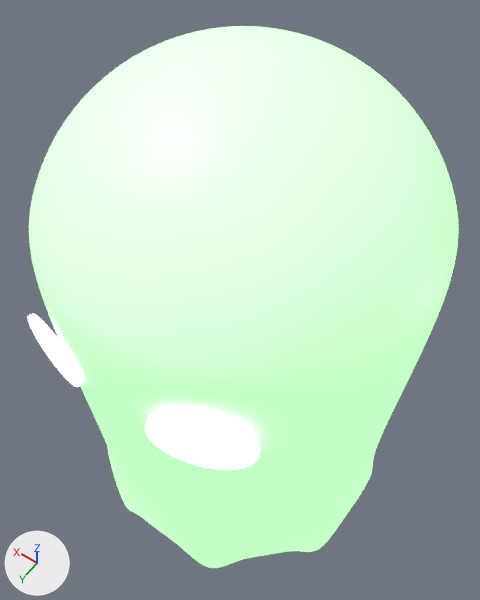
A saved change to the FBX model what-was-that-game/Assets/WhatWasThat/Art/Models/Spook.fbx.
The view is the same before and after, from a camera (50 mm lens) standing at (-1.38, 1.53, 4.61) and looking at (0.05, -0.47, 1.48). Arrows for +X, +Y and +Z are at lower left; the lights stay in place.

In view in the first picture: 'Eye', 'Eye.001', 'Spook'.
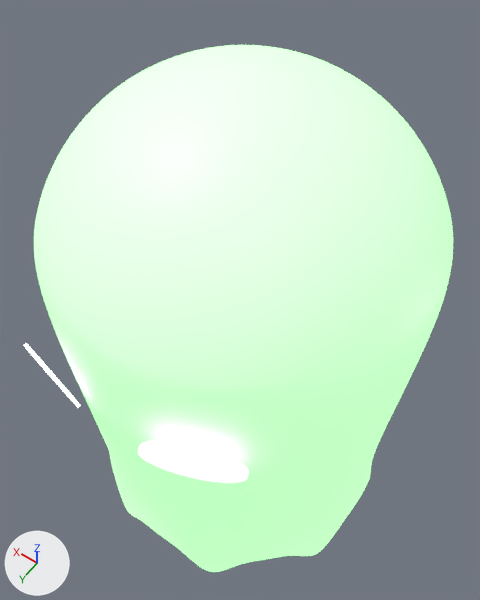
Pixel boxes [x1, y1, x2, y2] of what changed, in the pictures (480 x 600 px; the box of a moved part takes in the faces that stretch with it):
'Spook', moved: before [29, 26, 459, 568]; after [34, 45, 453, 572]
'Eye', reshaped, moved, turned: before [145, 407, 261, 470]; after [23, 343, 249, 483]
'Eye.001', deleted: before [27, 313, 82, 387]
part 1 of me_cylinder, moved or reshaped: before [27, 313, 261, 470]; after [23, 343, 81, 408]
part 2 of me_cylinder, added: after [138, 441, 249, 483]

The change, as a diff of the scene's bpy script:
```diff
--- a/what-was-that-game/Assets/WhatWasThat/Art/Models/Spook.fbx.py
+++ b/what-was-that-game/Assets/WhatWasThat/Art/Models/Spook.fbx.py
@@ me_cylinder @@
 # used by ob_eye; parent = ob_spook; location = (-0.46, 0.964, 2.846); rotation_euler = (1.571, 0.0, 0.404), in degrees (90, 0, 23); scale = (0.263, 0.263, 0.0121)
-me_cylinder.from_pydata(...)  # 64 vertices, 34 faces; spans x -1.0..1.0, y -1.0..1.0, z -1.0..1.0
+me_cylinder.from_pydata(...)  # 128 vertices, 68 faces; spans x -2.57..2.26, y -1.0..1.0, z -13.79..23.56
+# me_cylinder part 1: the whole mesh is rebuilt
+# me_cylinder part 2
+# 32 vertices are added at x -2.57..-0.57, y -1.0..1.0, z -13.79
+# 32 new vertices lie (0.0, 0.0, 2.0) away from vertices in x -2.57..-0.57, y -1.0..1.0, z -13.79
+# 34 new faces join them
 me_cylinder.materials.append(mat_material)
@@ ob_spook @@
 ob_spook = bpy.data.objects.new('Spook', me_sphere_001)
-ob_spook.location = (0.0, -0.428, -0.961)
+ob_spook.location = (0.0, -0.428, -1.057)
@@ ob_eye_001 @@
-ob_eye_001 = bpy.data.objects.new('Eye.001', me_cylinder)
-ob_eye_001.parent = ob_spook
-ob_eye_001.location = (0.42, 1.005, 2.846)
-ob_eye_001.rotation_euler = (1.571, 0.0, -0.207)  # degrees (90, 0, -12)
-ob_eye_001.scale = (0.213, 0.213, 0.00977)
@@ ob_eye @@
 ob_eye = bpy.data.objects.new('Eye', me_cylinder)
-ob_eye.parent = ob_spook
-ob_eye.location = (-0.46, 0.964, 2.846)
-ob_eye.rotation_euler = (1.571, 0.0, 0.404)  # degrees (90, 0, 23)
+ob_eye.location = (0.00624, 0.605, 1.697)
+ob_eye.rotation_euler = (1.401, 0.0722, 0.398)  # degrees (80, 4.1, 23)
 ob_eye.scale = (0.263, 0.263, 0.0121)
```
